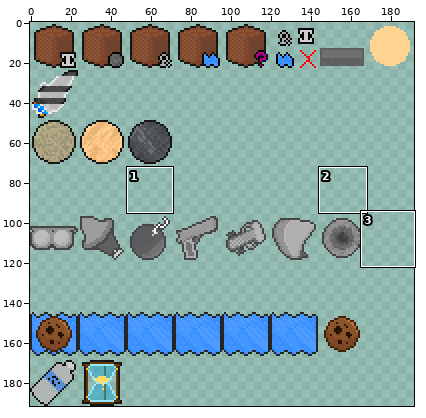
A sprite sheet gets an edit: SMS_crtSheet.png. Above: a wide view before the commit, with the close-up outlined.
Close-up. Before:
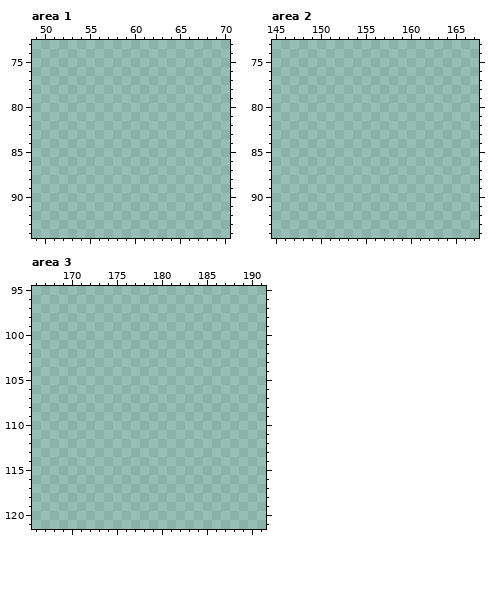
The file is 384x384 pixels, drawn in blocks of 2x2; one block is one cell here. Colours within 5 levels of each other are drawn and written as one. Shown: area 1: x 49..70, y 73..94; area 2: x 145..167, y 73..94; area 3: x 166..191, y 95..121. The commit also changed other parts of the picture, which this record leaves out.
The result:
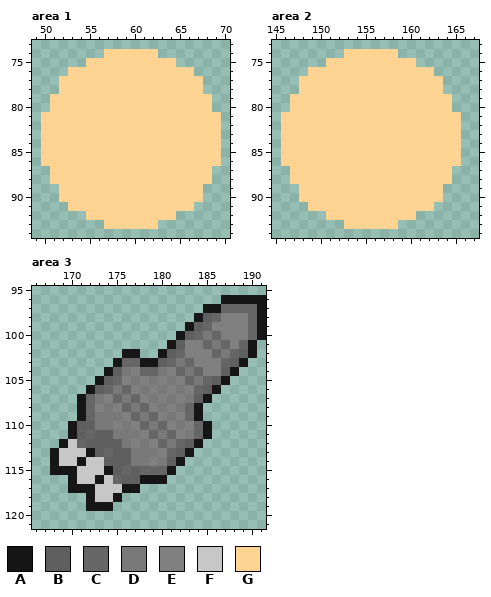
Palette (. is transparent): A #161616  B #5f5f5f  C #666666  D #797979  E #808080  F #c7c7c7  G #ffd493
Change:
Area 1:
y 74: x 57..62 ...... -> GGGGGG
y 75: x 55..64 .......... -> GGGGGGGGGG
y 76: x 53..66 .............. -> GGGGGGGGGGGGGG
y 77..78: x 52..67 ................ -> GGGGGGGGGGGGGGGG
y 79..80: x 51..68 .................. -> GGGGGGGGGGGGGGGGGG
y 81..86: x 50..69 .................... -> GGGGGGGGGGGGGGGGGGGG
y 87..88: x 51..68 .................. -> GGGGGGGGGGGGGGGGGG
y 89..90: x 52..67 ................ -> GGGGGGGGGGGGGGGG
y 91: x 53..66 .............. -> GGGGGGGGGGGGGG
y 92: x 55..64 .......... -> GGGGGGGGGG
y 93: x 57..62 ...... -> GGGGGG
Area 2:
y 74: x 153..158 ...... -> GGGGGG
y 75: x 151..160 .......... -> GGGGGGGGGG
y 76: x 149..162 .............. -> GGGGGGGGGGGGGG
y 77..78: x 148..163 ................ -> GGGGGGGGGGGGGGGG
y 79..80: x 147..164 .................. -> GGGGGGGGGGGGGGGGGG
y 81..86: x 146..165 .................... -> GGGGGGGGGGGGGGGGGGGG
y 87..88: x 147..164 .................. -> GGGGGGGGGGGGGGGGGG
y 89..90: x 148..163 ................ -> GGGGGGGGGGGGGGGG
y 91: x 149..162 .............. -> GGGGGGGGGGGGGG
y 92: x 151..160 .......... -> GGGGGGGGGG
y 93: x 153..158 ...... -> GGGGGG
Area 3:
y 96: x 187..191 ..... -> AAAAA
y 97: x 185..191 ....... -> AACCCCA
y 98: x 184..191 ........ -> ABCEEECA
y 99: x 183..191 ......... -> ABCEEEECA
y 100: x 182..191 .......... -> ABCDCEEECA
y 101: x 181..190 .......... -> ABEECDCECA
y 102: x 176..177 .. -> AA; x 180..190 ........... -> ABCEEECDCBA
y 103: x 175..189 ............... -> ACCAABCDCEEECBA
y 104: x 174..188 ............... -> ABDECCDECDCEEBA
y 105: x 173..187 ............... -> ABCEDEDEDECDCBA
y 106: x 172..186 ............... -> ABCDCEDEDEDECBA
y 107: x 171..185 ............... -> ACDECDCEDEDEDBA
y 108: x 171..184 .............. -> ACEDECDCEDEDCA
y 109: x 171..184 .............. -> ACDDDECDCEDECA
y 110: x 170..185 ................ -> ABBDDEDECDCEDECA
y 111: x 170..185 ................ -> ABCBBDDDECDCEDCA
y 112: x 169..184 ................ -> AFCBBBBDEDECDCBA
y 113: x 168..183 ................ -> AFFFABCBBDDDECBA
y 114: x 168..182 ............... -> AFFAFFBBBDDEDBA
y 115: x 168..181 .............. -> AAAFFFABCBCCCA
y 116: x 170..180 ........... -> AFFAFCBBAAA
y 117: x 170..177 ........ -> AAAFFFAA
y 118: x 172..175 .... -> AFFA
y 119: x 172..174 ... -> AAA
